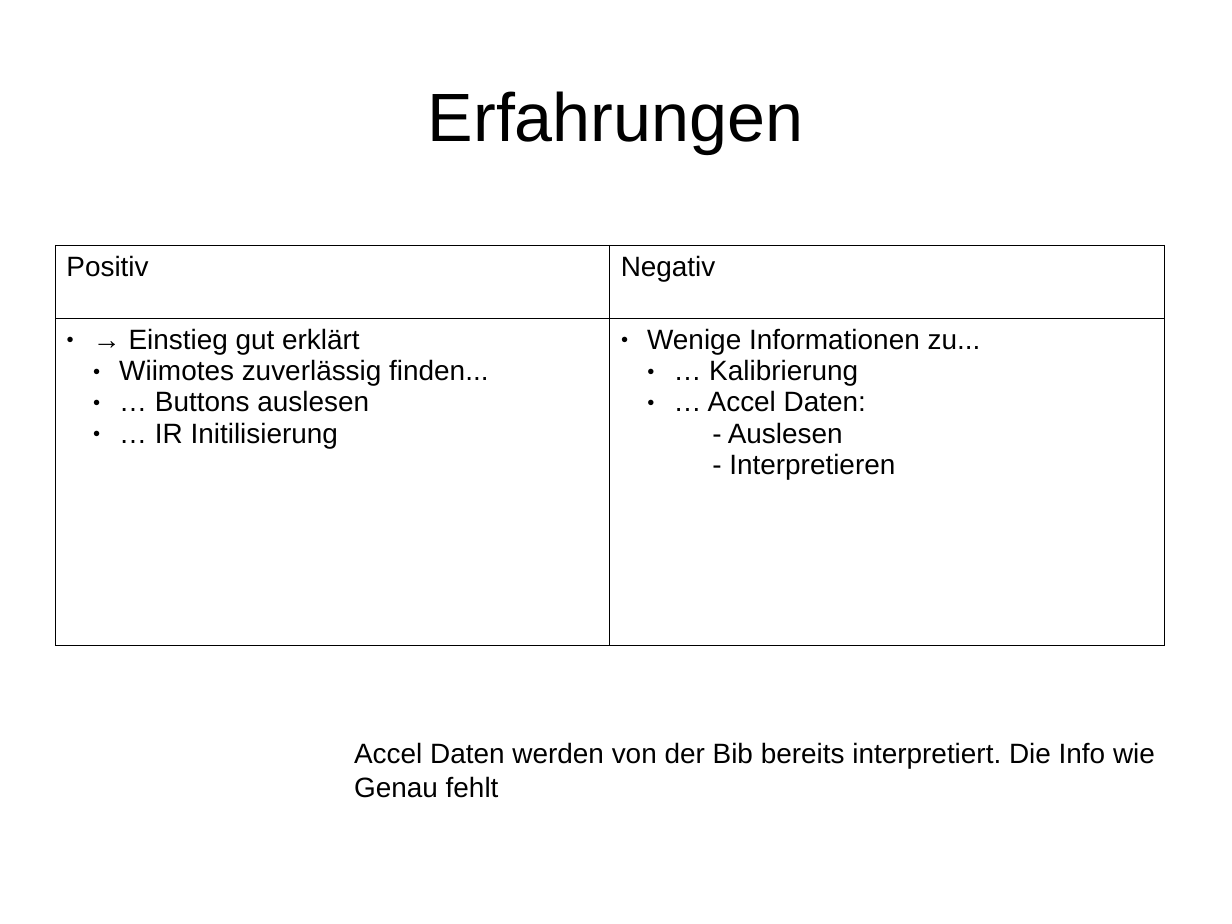
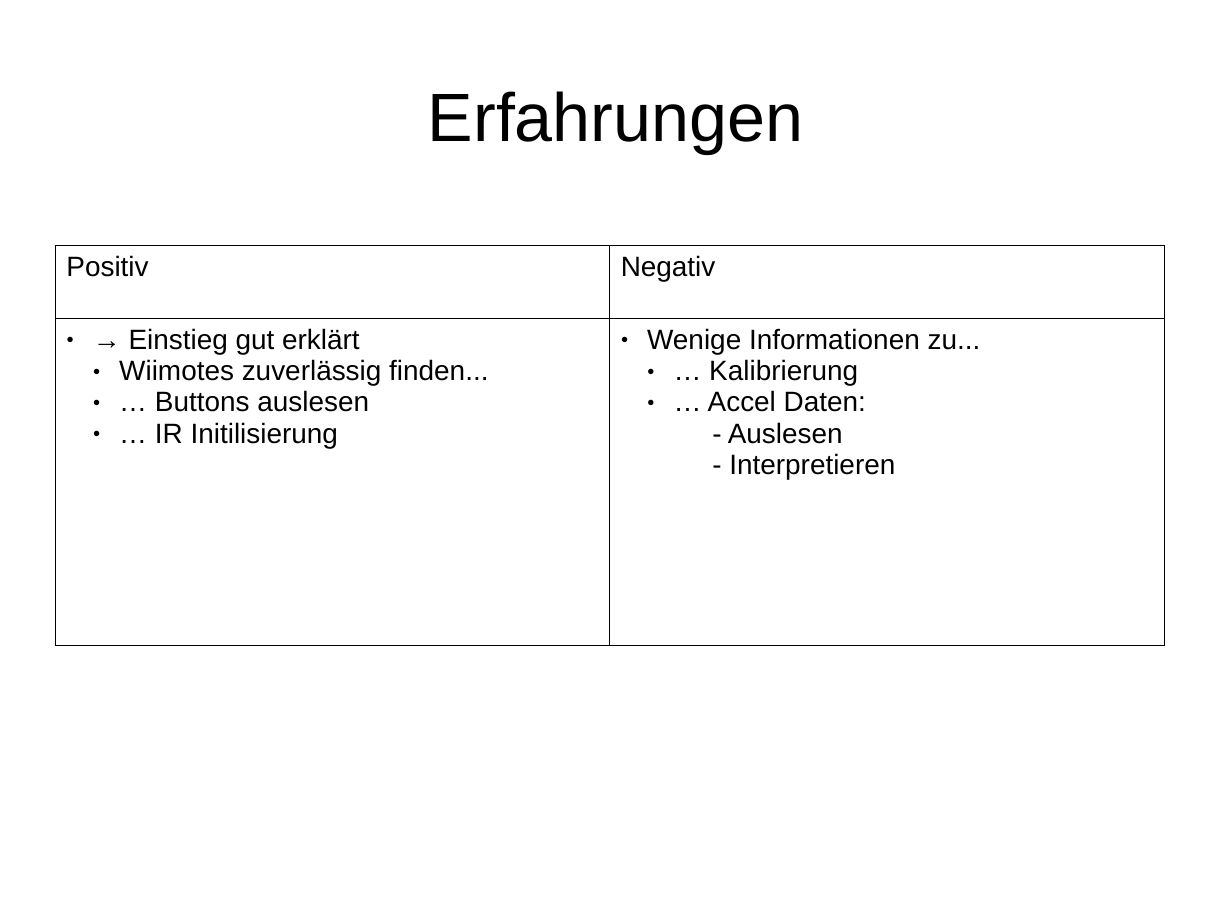
Before and after one commit to plumskl0/Keelan_Neo, a slide deck: slide 5 of VortragMileStoneOne.odp (slide 4 before the commit). Drawn at 1232x924 pixels with LibreOffice and Linux fonts; fonts in the diff are those of the drawing. Boxes give left, top, right and bottom in pixels: in the first picture for what was removed or moved away, otherwise in the second. Text is boxed around its words. In the diff, an @@ line names an element or a change of style, - is before the commit and + after.

```diff
--- a/VortragMileStoneOne.odp
+++ b/VortragMileStoneOne.odp
@@ text removed at (x1=354, y1=742, x2=1155, y2=798) @@
-Accel Daten werden von der Bib bereits interpretiert. Die Info wie
-Genau fehlt
```
Also in this commit, not shown: 2 other slides changed, 5 slides added, 13 slides removed.
